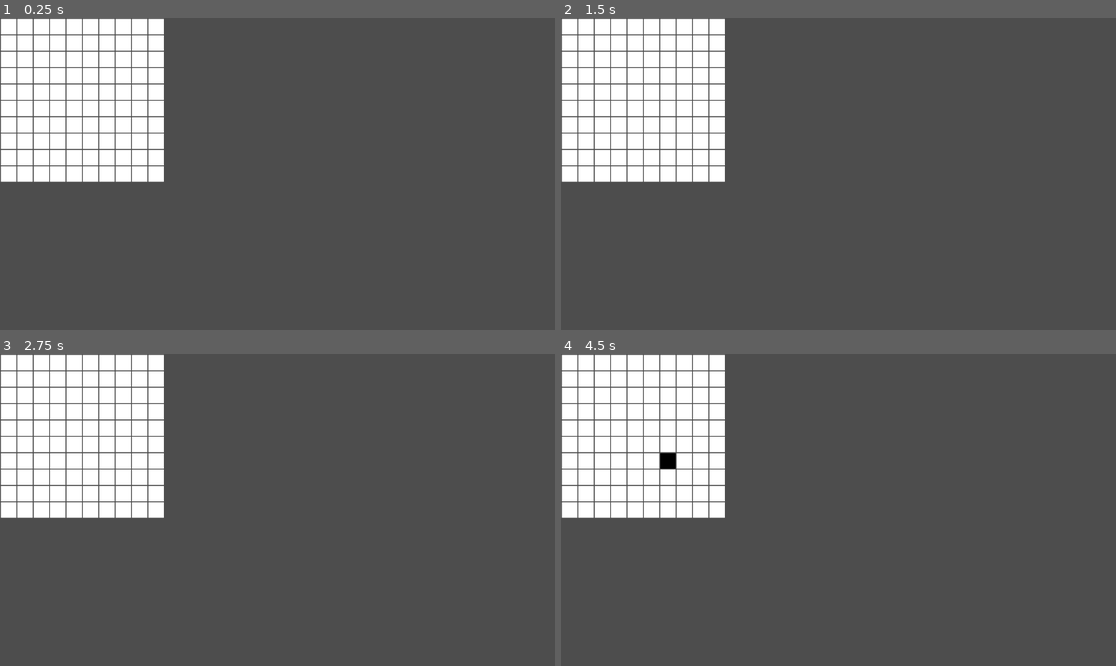
Above: before the commit, frames 1-4 (two rows, left to right).
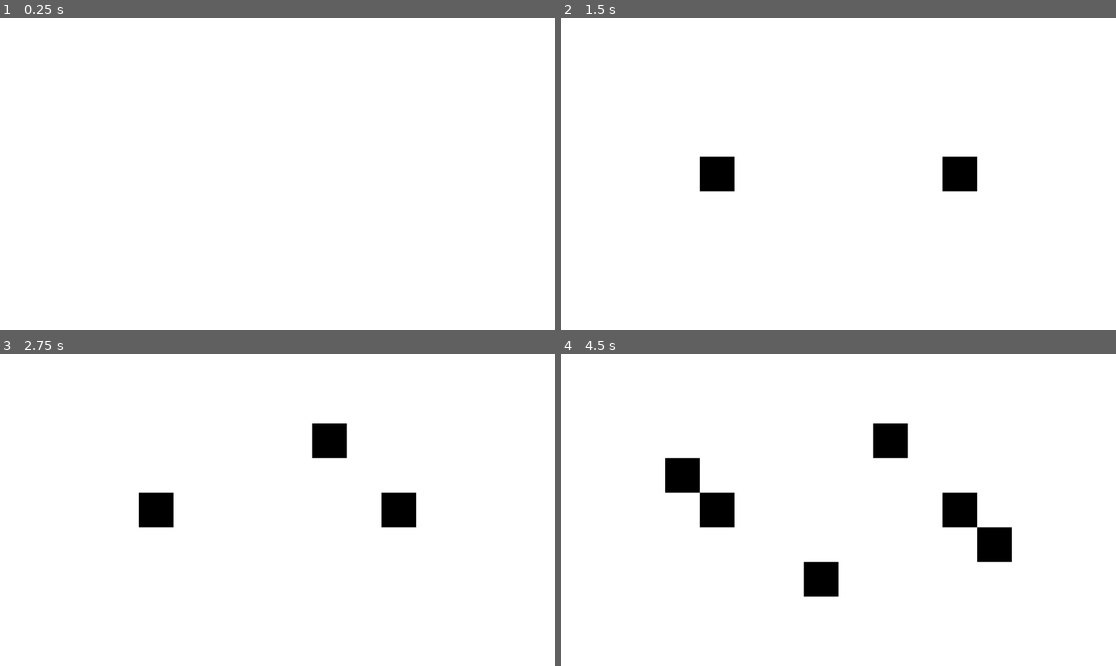
Above: after the commit, the same moments.

Repository: yoel2810/Path-Finding-Algorithm-Visualizer
Game: Godot game, scene res://Scenes/Grid/Grid.tscn
The game is run twice, just before and just after one commit, with the same random seed, the same clock (stepped at 60 frames per second) and the same inputs.
Inputs (mouse positions are in pixels of both pictures, inside the frame that each line leads up to):
- Up to frame 1 (0.25 s): no input
- Up to frame 2 (1.5 s): tap Enter at 0.5 s; move the mouse to (960, 158) at 0.52 s; hold Right mouse button (place_obstacle) 0.53-1.28 s; tap Space at 1.25 s; move the mouse to (727, 189) at 1.27 s; right-click (727, 189) at 1.35 s
- Up to frame 3 (2.75 s): tap Enter at 2 s; move the mouse to (333, 441) at 2.02 s; hold Right mouse button (place_obstacle) from 2.03 s (still down)
- Up to frame 4 (4.5 s): tap Space at 2.75, 4.25 s; move the mouse to (810, 572) at 2.77 s; release Right mouse button (place_obstacle) at 2.78 s; right-click (810, 572) at 2.85 s; tap Enter at 3.5 s; move the mouse to (1005, 556) at 3.52 s; hold Right mouse button (place_obstacle) 3.53-4.28 s; move the mouse to (672, 463) at 4.27 s; right-click (672, 463) at 4.35 s

The runs differ from the first frame. In frame 1, 87% of the frame differs, in the area x 0-100%, y 0-100%; in frame 2, 87%; in frame 3, 87%; in frame 4, 88%.

Commit message:
Refactor code for improved performance and readability

Diff:
--- a/Globals.gd
+++ b/Globals.gd
@@ -1,4 +1,3 @@
 extends Node2D
 
-var grid_size: Vector2 = Vector2(10, 10)
-var cell_size: Vector2 = Vector2(32, 32)
+var grid_size: Vector2 = Vector2(16, 9)
--- a/Scenes/Grid/Grid.gd
+++ b/Scenes/Grid/Grid.gd
@@ -2,7 +2,7 @@
 
 var grid: Array = []
 var block_mode: bool = false
-const GAP: int = 2
+const GAP: int = 0
 
 
 func _ready() -> void:
@@ -28,17 +28,25 @@
 			grid.append(cell)
 
 
-func create_grid_cell(x: int, y: int) -> Control:
+func create_grid_cell(x: int, y: int) -> Sprite2D:
+	var screen_size = get_viewport_rect().size - Vector2(GAP, GAP) * Globals.grid_size
+	var cell_size = Vector2(
+		screen_size.x / Globals.grid_size.x, screen_size.y / Globals.grid_size.y
+	)
 	var cell = preload("res://Scenes/GridCell/GridCell.tscn").instantiate()
-	cell.position = (Vector2(x * (Globals.cell_size.x + GAP), y * (Globals.cell_size.y + GAP)))
+	cell.position = Vector2(x * (cell_size.x + GAP), y * (cell_size.y + GAP)) + cell_size / 2
 	add_child(cell)
 	return cell
 
 
-func get_cell_at_position(cellPosition: Vector2) -> Control:
-	var x = int(cellPosition.x / (Globals.cell_size.x + GAP))
-	var y = int(cellPosition.y / (Globals.cell_size.y + GAP))
-	var cellIndex = y + x * int(Globals.grid_size.x)
+func get_cell_at_position(cellPosition: Vector2) -> Sprite2D:
+	var screen_size = get_viewport_rect().size - Vector2(GAP, GAP) * Globals.grid_size
+	var cell_size = Vector2(
+		screen_size.x / Globals.grid_size.x, screen_size.y / Globals.grid_size.y
+	)
+	var x = int(cellPosition.x / (cell_size.x + GAP))
+	var y = int(cellPosition.y / (cell_size.y + GAP))
+	var cellIndex = y + x * int(Globals.grid_size.y)
 	if cellIndex < 0 or cellIndex >= grid.size():
 		return null
 	return grid[cellIndex]
--- a/Scenes/GridCell/GridCell.gd
+++ b/Scenes/GridCell/GridCell.gd
@@ -1,28 +1,15 @@
-extends Control
+extends Sprite2D
 
 var is_obstacle: bool = false
-var is_hovered: bool = false
 const OBSTACLE_COLOR: Color = Color(0, 0, 0)
 const EMPTY_COLOR: Color = Color(1, 1, 1)
+const GAP: int = 0
 
 
 func _ready() -> void:
-	size = Globals.cell_size
-	var sprite: Sprite2D = get_node("Sprite2D")
-	var scale_vector = Vector2(
-		Globals.cell_size.x / sprite.texture.get_width(),
-		Globals.cell_size.y / sprite.texture.get_height()
-	)
-	sprite.scale = scale_vector
-	sprite.position -= scale_vector * size
-
-
-func _on_mouse_entered() -> void:
-	is_hovered = true
-
-
-func _on_mouse_exited():
-	is_hovered = false
+	var screen_size = get_viewport_rect().size - Vector2(GAP, GAP) * Globals.grid_size
+	scale = Vector2(screen_size.x / Globals.grid_size.x, screen_size.y / Globals.grid_size.y)
+	print(scale)
 
 
 func make_obstacle() -> void:
@@ -36,5 +23,4 @@
 
 
 func update_visual() -> void:
-	var cell_sprite: Sprite2D = get_node("Sprite2D")
-	cell_sprite.modulate = OBSTACLE_COLOR if is_obstacle else EMPTY_COLOR
+	modulate = OBSTACLE_COLOR if is_obstacle else EMPTY_COLOR
--- a/Scenes/GridCell/GridCell.tscn
+++ b/Scenes/GridCell/GridCell.tscn
@@ -3,17 +3,6 @@
 [ext_resource type="Texture2D" uid="uid://452xndgd8eq2" path="res://Assets/white.png" id="1_73kmk"]
 [ext_resource type="Script" path="res://Scenes/GridCell/GridCell.gd" id="1_wk2gy"]
 
-[node name="Control" type="Control"]
-layout_mode = 3
-anchors_preset = 0
-offset_right = 55.0
-offset_bottom = 55.0
+[node name="Cell" type="Sprite2D"]
+texture = ExtResource("1_73kmk")
 script = ExtResource("1_wk2gy")
-
-[node name="Sprite2D" type="Sprite2D" parent="."]
-position = Vector2(27.25, 27.5)
-scale = Vector2(0.5, 0.5)
-texture = ExtResource("1_73kmk")
-
-[connection signal="mouse_entered" from="." to="." method="_on_mouse_entered"]
-[connection signal="mouse_exited" from="." to="." method="_on_mouse_exited"]
Binary file changed: Assets/white.png
